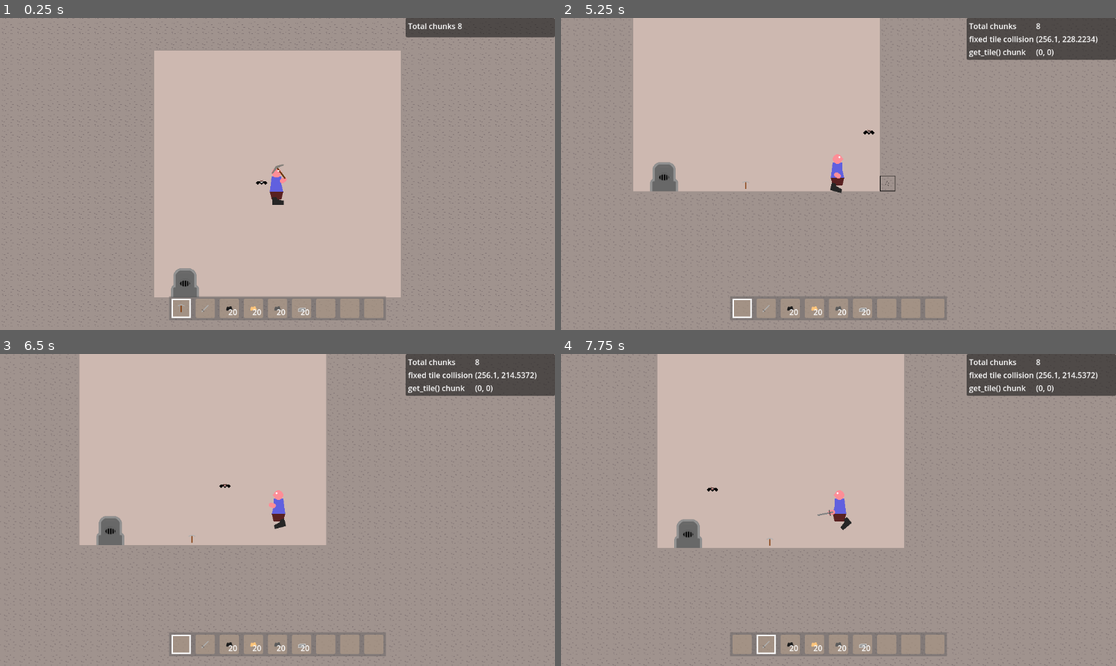
Above: before the commit, frames 1-4 (two rows, left to right).
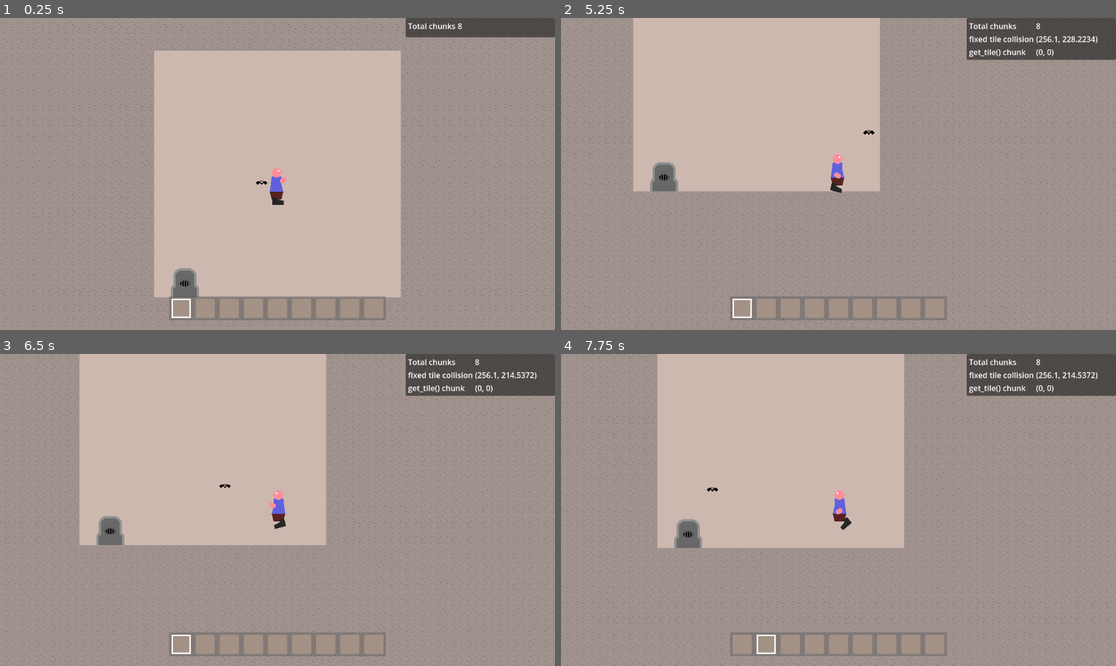
Above: after the commit, the same moments.

Repository: Griiimon/2D-Mining-Sandbox
Game: Godot game, scene res://scenes/test_game.tscn
The game is run twice, just before and just after one commit, with the same random seed, the same clock (stepped at 60 frames per second) and the same inputs.
Inputs (mouse positions are in pixels of both pictures, inside the frame that each line leads up to):
- Up to frame 1 (0.25 s): no input
- Up to frame 2 (5.25 s): move the mouse to (960, 158) at 0.52 s; hold D (right) 0.53-2.03 s; tap F (interact) at 0.6, 1.55, 2.1, 3.05, 3.8, 4.55, 5.1 s; click (960, 158) at 0.67 s; tap Up (jump) at 0.77, 1.52, 3.02, 3.77, 4.52 s; move the mouse to (727, 189) at 1.27 s; tap X (drop_item) at 1.35 s; click (727, 189) at 1.42 s; move the mouse to (894, 105) at 2.02 s; hold A (left) 2.03-2.78 s; click (894, 105) at 2.17 s; move the mouse to (810, 236) at 2.77 s; hold D (right) 2.78-4.28 s; tap E (next_hotbar_item) at 2.85 s; click (810, 236) at 2.92 s; tap Enter at 3.5 s; move the mouse to (1005, 220) at 3.52 s; tap Q (previous_hotbar_item) at 3.6 s; click (1005, 220) at 3.67 s; tap Space at 4.25 s; move the mouse to (672, 127) at 4.27 s; hold A (left) 4.28-5.03 s; tap K (toggle_free_cam) at 4.35 s; click (672, 127) at 4.42 s; move the mouse to (866, 174) at 5.02 s; hold D (right) from 5.03 s (still down); click (866, 174) at 5.17 s
- Up to frame 3 (6.5 s): move the mouse to (194, 432) at 5.77 s; release D (right) at 5.78 s; hold A (left) from 5.78 s (still down); tap X (drop_item) at 5.85 s; click (194, 432) at 5.92 s; tap Up (jump) at 6.02 s; tap F (interact) at 6.05 s
- Up to frame 4 (7.75 s): move the mouse to (960, 494) at 6.52 s; tap F (interact) at 6.6, 7.55 s; click (960, 494) at 6.67 s; tap Up (jump) at 6.77, 7.52 s; move the mouse to (727, 525) at 7.27 s; release A (left) at 7.28 s; hold D (right) from 7.28 s (still down); tap E (next_hotbar_item) at 7.35 s; click (727, 525) at 7.42 s

The runs differ from the first frame. In frame 1, 0.2% of the frame differs, in the area x 32-56%, y 46-96%; in frame 2, 0.2%; in frame 3, 0.1%; in frame 4, 0.2%, in the area x 36-56%, y 49-96%.
Error after the commit: Assertion failed. (res://scripts/player/player.gd:73)

Commit message:
throw mechanic

Diff:
--- a/scenes/player.tscn
+++ b/scenes/player.tscn
@@ -6,6 +6,7 @@
 [ext_resource type="PackedScene" uid="uid://bhvbs1jyh6255" path="res://scenes/effects/block_break_animation.tscn" id="3_60ons"]
 [ext_resource type="PackedScene" uid="uid://b4uyq2o7u54dp" path="res://scenes/ui/player_ui.tscn" id="4_8hau5"]
 [ext_resource type="Script" path="res://scripts/player/hand.gd" id="4_wxlyd"]
+[ext_resource type="PackedScene" uid="uid://dcor34lsh3lfc" path="res://scenes/hand items/virtual_projectile_thrower.tscn" id="5_f18j0"]
 
 [sub_resource type="RectangleShape2D" id="RectangleShape2D_wumd6"]
 size = Vector2(40, 60)
@@ -267,6 +268,7 @@
 interaction_area = NodePath("Body/Interaction Area")
 block_marker_scene = ExtResource("2_wdobs")
 block_breaker_scene = ExtResource("3_60ons")
+virtual_thrower_scene = ExtResource("5_f18j0")
 
 [node name="Body" type="Node2D" parent="."]
 
@@ -320,7 +322,7 @@
 
 [node name="Shoulder" type="Node2D" parent="Body/Look Pivot"]
 
-[node name="Hand" type="Line2D" parent="Body/Look Pivot/Shoulder"]
+[node name="Hand" type="Line2D" parent="Body/Look Pivot/Shoulder" node_paths=PackedStringArray("player")]
 position = Vector2(8, 16)
 rotation = 0.349066
 points = PackedVector2Array(0, 0, 5, 0)
@@ -328,6 +330,7 @@
 begin_cap_mode = 2
 end_cap_mode = 2
 script = ExtResource("4_wxlyd")
+player = NodePath("../../../..")
 
 [node name="Interaction Area" type="Area2D" parent="Body"]
 collision_mask = 16
--- a/scripts/player/player.gd
+++ b/scripts/player/player.gd
@@ -19,6 +19,7 @@
 @export_category("Scenes")
 @export var block_marker_scene: PackedScene
 @export var block_breaker_scene: PackedScene
+@export var virtual_thrower_scene: PackedScene
 
 
 @onready var animation_player_hand = $"AnimationPlayer Hand"
@@ -56,8 +57,21 @@
 
 var inventory: Inventory= Inventory.new()
 
+var is_charging: bool= false
+var charge_primary: bool= true
+var total_charge: float
+
 
 func _ready():
+	assert(body)
+	assert(look_pivot)
+	assert(ray_cast)
+	assert(main_hand)
+	assert(interaction_area)
+	assert(block_breaker_scene)
+	assert(block_marker_scene)
+	assert(virtual_thrower_scene)
+
 	var game: Game= get_parent()
 	assert(game)
 	game.player= self
@@ -99,6 +113,9 @@
 
 
 func _physics_process(delta):
+	if is_charging:
+		total_charge+= delta
+
 	if freeze: return
 
 	movement(delta)
@@ -120,23 +137,12 @@
 		block_marker.hide()
 		is_mining= false
 
-		if not is_executing_action:
-			if has_hand_item():
-				var action_name: String
-				if Input.is_mouse_button_pressed(MOUSE_BUTTON_LEFT):
-					action_name= get_hand_item().type.primary_action_animation
-				elif Input.is_mouse_button_pressed(MOUSE_BUTTON_RIGHT):
-					action_name= get_hand_item().type.secondary_action_animation
-
-				if action_name:
-					animation_player_hand.play(action_name)
-					is_executing_action= true
+		mouse_actions()
 
 
 func movement(delta):
 	if not is_on_floor():
 		velocity.y += gravity * delta
-
 
 	var direction = Input.get_axis("left", "right")
 	if direction:
@@ -192,6 +198,30 @@
 	return true
 
 
+func mouse_actions():
+	if is_charging:
+		if not Input.is_mouse_button_pressed(MOUSE_BUTTON_LEFT) and not Input.is_mouse_button_pressed(MOUSE_BUTTON_RIGHT):
+			release_charge()
+	elif not is_executing_action:
+		if has_hand_item():
+			var action_name: String
+			var hand_item_type: HandItem= get_hand_item().type
+			if Input.is_mouse_button_pressed(MOUSE_BUTTON_LEFT):
+				action_name= hand_item_type.primary_action_animation
+				if hand_item_type.charge_primary_action:
+					is_charging= true
+					charge_primary= true
+			elif Input.is_mouse_button_pressed(MOUSE_BUTTON_RIGHT):
+				action_name= hand_item_type.secondary_action_animation
+				if hand_item_type.charge_secondary_action:
+					is_charging= true
+					charge_primary= false
+
+			if action_name:
+				animation_player_hand.play(action_name)
+				is_executing_action= true
+
+
 func select_block():
 	var new_block_pos: = get_world().get_tile(get_tile_collision())
 	if new_block_pos != selected_block_pos:
@@ -202,6 +232,13 @@
 	block_marker.show()
 
 
+func release_charge():
+	assert(has_hand_item())
+	get_hand_item().release_charge(total_charge, charge_primary)
+	is_charging= false
+	total_charge= 0
+
+
 func is_raycast_hitting_terrain()-> bool:
 	if ray_cast.get_collider() is TileMap:
 		return true
@@ -222,9 +259,16 @@
 func equip_hand_item(item: HandItem):
 	await unequip_hand_item()
 	assert(not hand_item_obj and main_hand.get_child_count() == 0)
-	hand_item_obj= item.scene.instantiate()
+	var obj_scene: PackedScene
+	if item.type == HandItem.Type.THROWABLE:
+		obj_scene= virtual_thrower_scene
+	else:
+		obj_scene= item.scene
+
+	hand_item_obj= obj_scene.instantiate()
 	main_hand.add_child(hand_item_obj)
 	hand_item_obj.type= item
+	hand_item_obj.on_equip()
 
 
 func unequip_hand_item():
Not shown: 1 places in scenes/player.tscn that only renumber resources
